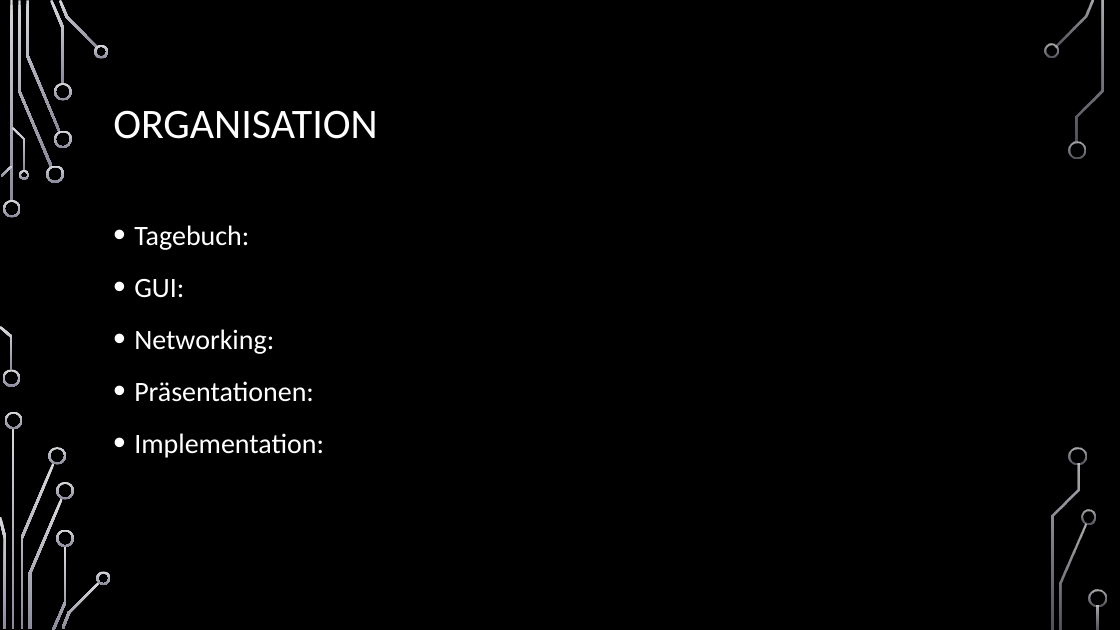
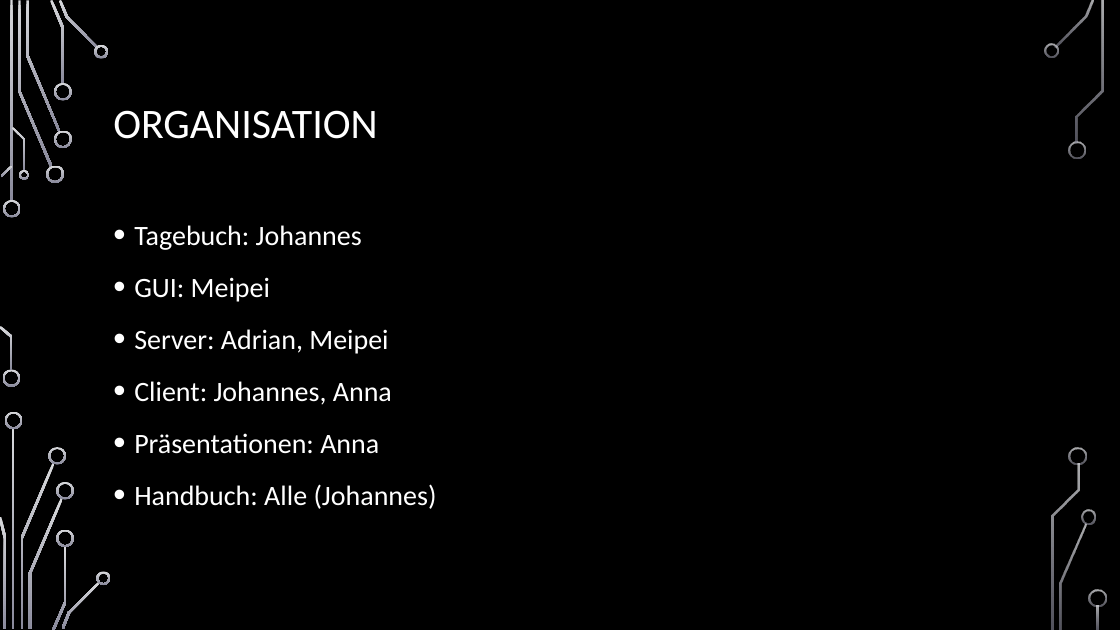
Before and after one commit to jnussbaum/TheBachelorsChaseGame, a slide deck: slide 12 of documents/Meilensteine/Meilenstein I/Meilenstein_1_Präsentation.pptx (slide 19 before the commit). Drawn at 1120x630 pixels with LibreOffice and Linux fonts; fonts in the diff are those of the drawing; background and template pictures are left out. Boxes give left, top, right and bottom in pixels: in the first picture for what was removed or moved away, otherwise in the second. Text is boxed around its words. In the diff, an @@ line names an element or a change of style, - is before the commit and + after.

```diff
--- a/documents/Meilensteine/Meilenstein I/Meilenstein_1_Präsentation.pptx
+++ b/documents/Meilensteine/Meilenstein I/Meilenstein_1_Präsentation.pptx
@@ text at <box>134,225,437,509</box>: text changed @@
-• Tagebuch:
-• GUI:
-• Networking:
-• Präsentationen:
-• Implementation:
+• Tagebuch: Johannes
+• GUI: Meipei
+• Server: Adrian, Meipei
+• Client: Johannes, Anna
+• Präsentationen: Anna
+• Handbuch: Alle (Johannes)
```
Also in this commit, not shown: 3 other slides changed, 6 slides added, 12 slides removed.
